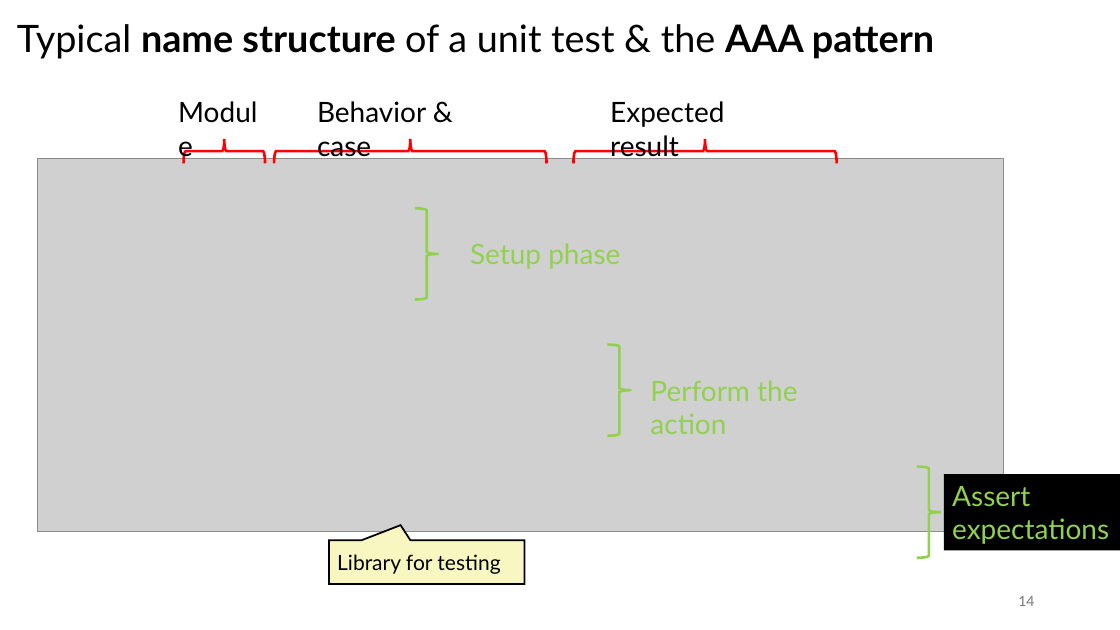
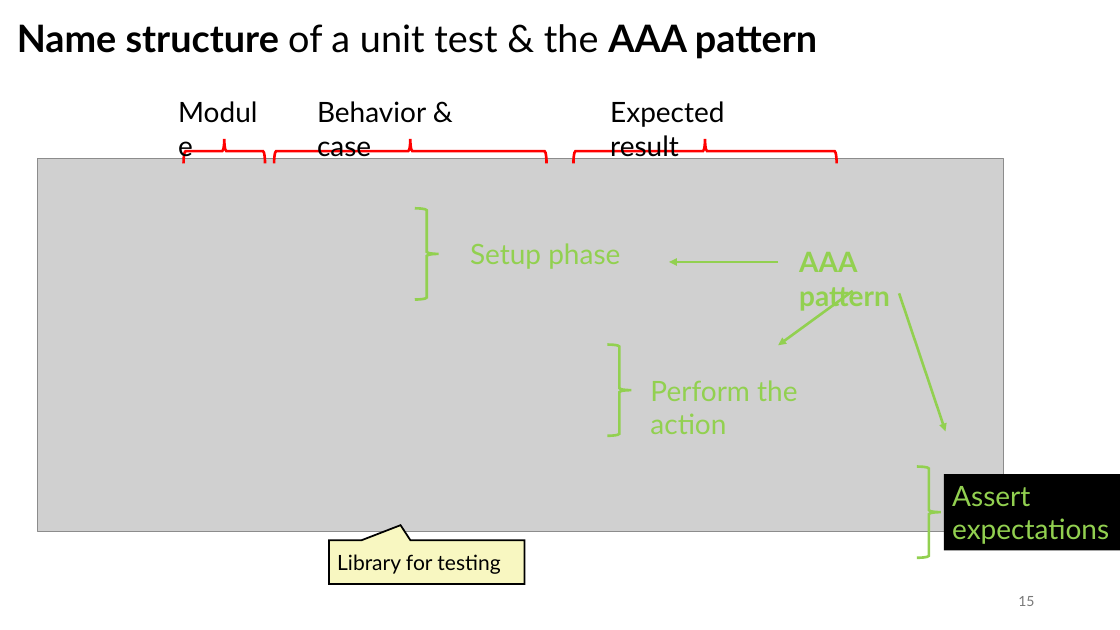
Before and after one commit to sefop/training-testing-python, a slide deck: slide 15 of exercises/unit-tests/instructions.pptx (slide 14 before the commit). Drawn at 1120x630 pixels with LibreOffice and Linux fonts; fonts in the diff are those of the drawing; grey boxes stand for pictures. Boxes give left, top, right and bottom in pixels: in the first picture for what was removed or moved away, otherwise in the second. Text is boxed around its words. In the diff, an @@ line names an element or a change of style, - is before the commit and + after.

```diff
--- a/exercises/unit-tests/instructions.pptx
+++ b/exercises/unit-tests/instructions.pptx
@@ title at (x1=17, y1=24, x2=817, y2=59): text changed @@
-Typical name structure of a unit test & the AAA pattern
+Name structure of a unit test & the AAA pattern
@@ arrow added from (778, 262) to (670, 262), #92D050 2.25 pt @@
@@ text added at (x1=799, y1=252, x2=890, y2=312), 24 pt, text #92D050, bold @@
+AAA pattern
@@ arrow added from (853, 291) to (778, 345), #92D050 2.25 pt @@
@@ arrow added from (899, 293) to (946, 432), #92D050 2.25 pt @@
@@ page number at (x1=1018, y1=596, x2=1034, y2=606): text changed @@
-14
+15
```
Also in this commit, not shown: 3 other slides changed, 2 slides added, 2 other files.
